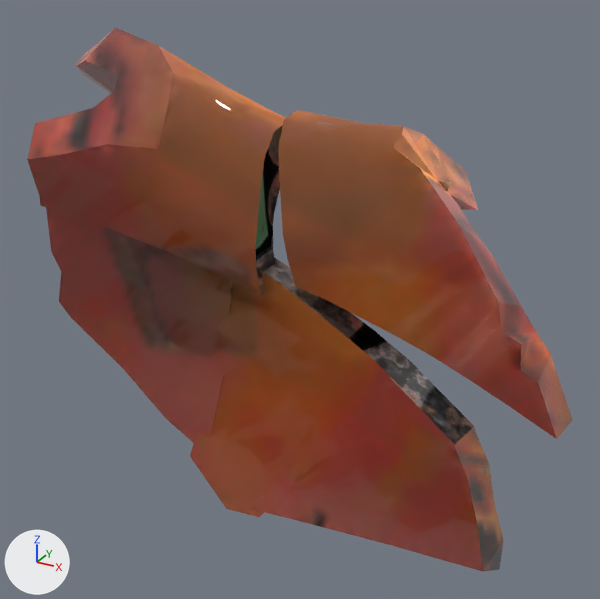
The glTF model obj/Ceramic008.gltf as it was, and as the next commit left it.
Camera for both pictures: a 50 mm camera at (0.0185, -0.0805, 0.1242) aimed at (-0.0614, 0.0648, 0.0515). Lighting does not change. The marker at lower left points along +X, +Y and +Z. Where no turn or scale is listed for an object, it has been applied to the vertices.

The scene before the commit, as lines of its bpy script (objects in view):
```python
me_plane_050 = bpy.data.meshes.new('Plane.050')
me_plane_050.from_pydata(...)  # 130 vertices, 256 faces; spans x -0.0198..0.0446, y -0.0157..0.0207, z -0.0308..0.0203
me_plane_050.materials.append(mat_branalp)
me_plane_107 = bpy.data.meshes.new('Plane.107')
me_plane_107.from_pydata(...)  # 130 vertices, 256 faces; spans x -0.0327..0.0176, y -0.0257..0.0243, z -0.025..0.0277
me_plane_107.materials.append(mat_branalp)
me_plane_108 = bpy.data.meshes.new('Plane.108')
me_plane_108.from_pydata(...)  # 100 vertices, 196 faces; spans x -0.0205..0.0319, y -0.0098..0.0071, z -0.0353..0.0332
me_plane_108.materials.append(mat_branalp)
me_plane_109 = bpy.data.meshes.new('Plane.109')
me_plane_109.from_pydata(...)  # 64 vertices, 124 faces; spans x -0.0308..0.0314, y -0.011..0.0085, z -0.0226..0.0234
me_plane_109.materials.append(mat_branalp)
me_plane_110 = bpy.data.meshes.new('Plane.110')
me_plane_110.from_pydata(...)  # 84 vertices, 164 faces; spans x -0.0269..0.0181, y -0.0155..0.0098, z -0.0416..0.0325
me_plane_110.materials.append(mat_branalp)
ob_ceramic008 = bpy.data.objects.new('Ceramic008', me_plane_050)
ob_ceramic008.location = (-0.0461, 0.0698, 0.0705)
ob_ceramic008_001 = bpy.data.objects.new('Ceramic008_001', me_plane_107)
ob_ceramic008_001.location = (-0.0851, 0.0648, 0.0786)
ob_ceramic008_002 = bpy.data.objects.new('Ceramic008_002', me_plane_108)
ob_ceramic008_002.location = (-0.0662, 0.0626, 0.0294)
ob_ceramic008_003 = bpy.data.objects.new('Ceramic008_003', me_plane_109)
ob_ceramic008_003.location = (-0.042, 0.0608, 0.0182)
ob_ceramic008_004 = bpy.data.objects.new('Ceramic008_004', me_plane_110)
ob_ceramic008_004.location = (-0.0923, 0.0585, 0.0447)
```
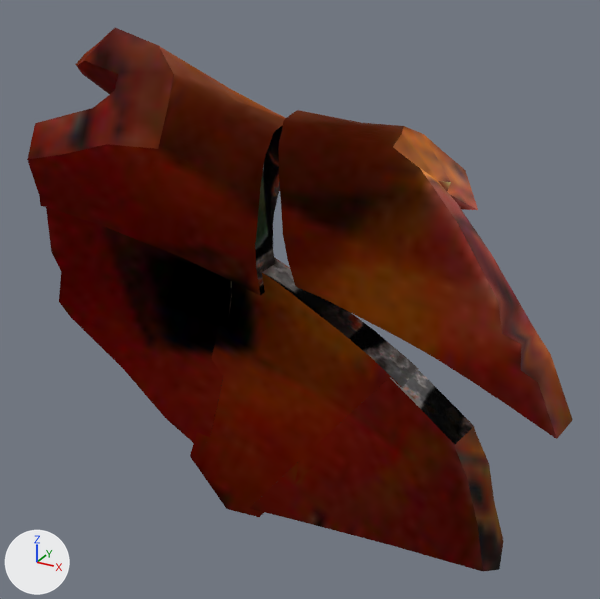
Location of each change, (x1, y1, x2, y2) in pixels of the pictures (600 x 599 px):
```json
{"object": "Ceramic008", "change": "recoloured", "before": [279, 110, 573, 439], "after": [279, 110, 573, 439]}
{"object": "Ceramic008_001", "change": "recoloured", "before": [27, 28, 285, 295], "after": [27, 28, 285, 295], "on screen": "brown to red"}
{"object": "Ceramic008_002", "change": "recoloured", "before": [190, 265, 405, 517], "after": [190, 265, 405, 517]}
{"object": "Ceramic008_003", "change": "recoloured", "before": [250, 377, 503, 572], "after": [250, 377, 503, 572]}
{"object": "Ceramic008_004", "change": "recoloured", "before": [46, 207, 232, 444], "after": [46, 207, 232, 444], "on screen": "brown to red"}
```

Edits to the scene script, one JSON object a line:
```json
{"op": "add", "block": "mat_harrow", "code": ["mat_harrow = bpy.data.materials.new('Harrow')", "# colours: black #000000", "# uses the picture img_branalp_diffuse_baked_jpg"]}
{"block": "me_plane_050", "where": "me_plane_050.from_pydata(...)  # 130 vertices, 256 faces; spans x -0.0198..0.0446, y -0.0157..0.0207, z -0.0308..0.0203"}
{"op": "remove", "block": "me_plane_050", "code": "me_plane_050.materials.append(mat_branalp)"}
{"op": "add", "block": "me_plane_050", "code": "me_plane_050.materials.append(mat_harrow)"}
{"block": "me_plane_107", "where": "me_plane_107.from_pydata(...)  # 130 vertices, 256 faces; spans x -0.0327..0.0176, y -0.0257..0.0243, z -0.025..0.0277"}
{"op": "remove", "block": "me_plane_107", "code": "me_plane_107.materials.append(mat_branalp)"}
{"op": "add", "block": "me_plane_107", "code": "me_plane_107.materials.append(mat_harrow)"}
{"block": "me_plane_108", "where": "me_plane_108.from_pydata(...)  # 100 vertices, 196 faces; spans x -0.0205..0.0319, y -0.0098..0.0071, z -0.0353..0.0332"}
{"op": "remove", "block": "me_plane_108", "code": "me_plane_108.materials.append(mat_branalp)"}
{"op": "add", "block": "me_plane_108", "code": "me_plane_108.materials.append(mat_harrow)"}
{"block": "me_plane_109", "where": "me_plane_109.from_pydata(...)  # 64 vertices, 124 faces; spans x -0.0308..0.0314, y -0.011..0.0085, z -0.0226..0.0234"}
{"op": "remove", "block": "me_plane_109", "code": "me_plane_109.materials.append(mat_branalp)"}
{"op": "add", "block": "me_plane_109", "code": "me_plane_109.materials.append(mat_harrow)"}
{"block": "me_plane_110", "where": "me_plane_110.from_pydata(...)  # 84 vertices, 164 faces; spans x -0.0269..0.0181, y -0.0155..0.0098, z -0.0416..0.0325"}
{"op": "remove", "block": "me_plane_110", "code": "me_plane_110.materials.append(mat_branalp)"}
{"op": "add", "block": "me_plane_110", "code": "me_plane_110.materials.append(mat_harrow)"}
```
